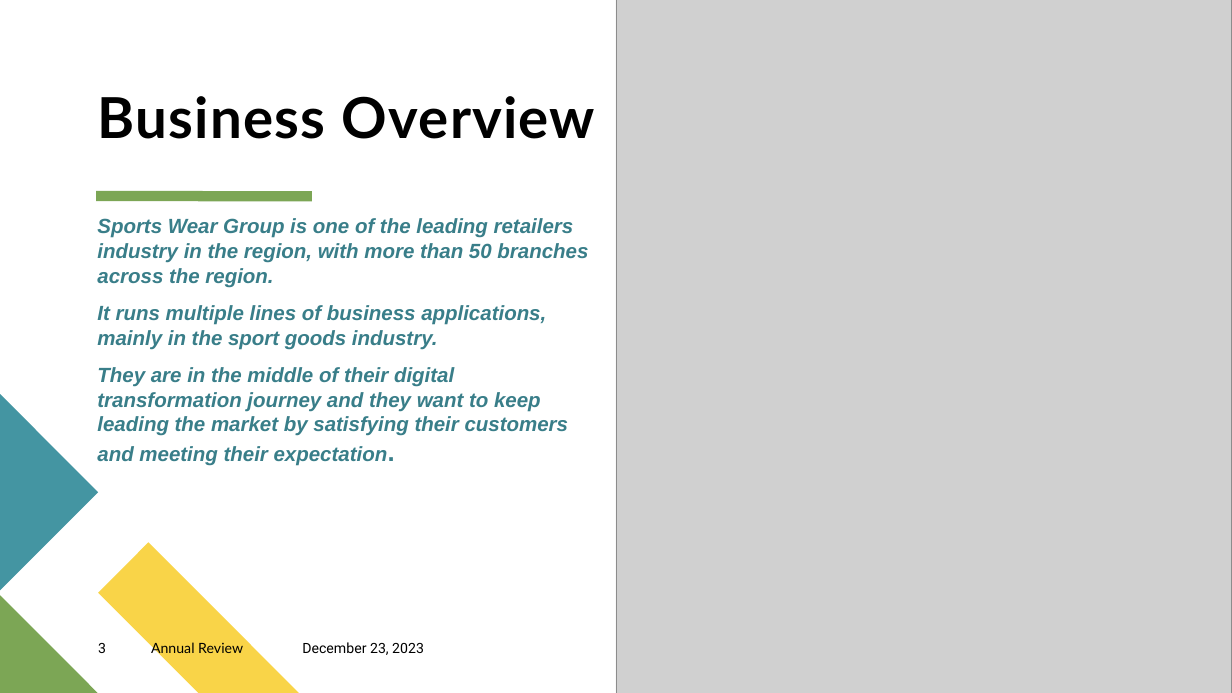
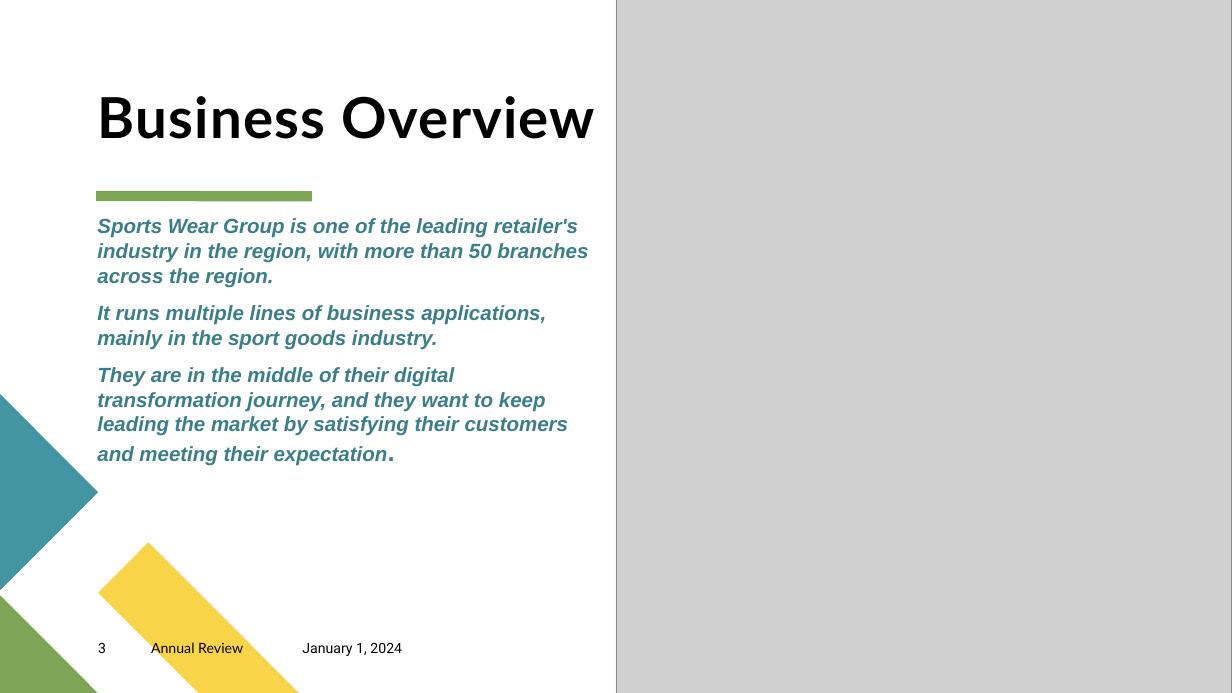
Before and after one commit to AlyAEE/Sports-Wear-Group-Classification-Project, a slide deck: slide 3 of Sport Wear Group Analytics.pptx. Drawn at 1232x693 pixels with LibreOffice and Linux fonts; fonts in the diff are those of the drawing; grey boxes stand for pictures. Boxes give left, top, right and bottom in pixels: in the first picture for what was removed or moved away, otherwise in the second. Text is boxed around its words. In the diff, an @@ line names an element or a change of style, - is before the commit and + after.

```diff
--- a/Sport Wear Group Analytics.pptx
+++ b/Sport Wear Group Analytics.pptx
@@ text at bbox=[97, 218, 588, 288]: text changed @@
-Sports Wear Group is one of the leading retailers industry in the region, with more than 50 branches across the region.
+Sports Wear Group is one of the leading retailer's industry in the region, with more than 50 branches across the region.
@@ text at bbox=[97, 367, 569, 466]: text changed @@
-They are in the middle of their digital transformation journey and they want to keep leading the market by satisfying their customers and meeting their expectation.
+They are in the middle of their digital transformation journey, and they want to keep leading the market by satisfying their customers and meeting their expectation.
@@ text at bbox=[302, 643, 402, 656]: text changed @@
-December 23, 2023
+January 1, 2024
```
Also in this commit, not shown: 26 other slides changed, 3 slides added, 5 other files.
